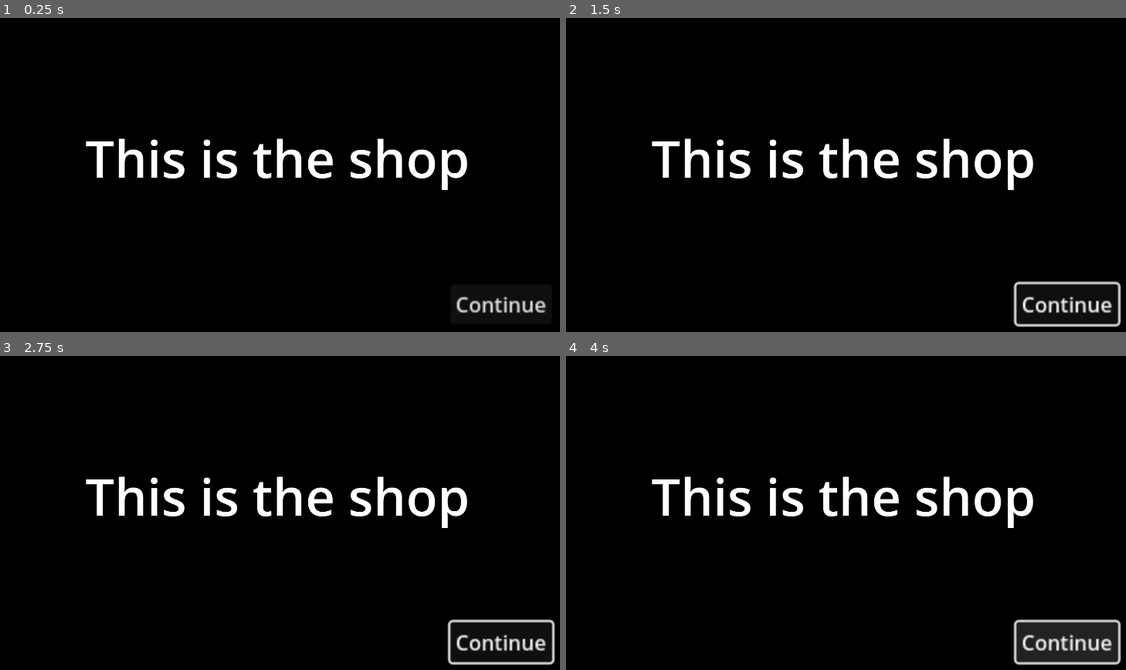
Above: before the commit, frames 1-4 (two rows, left to right).
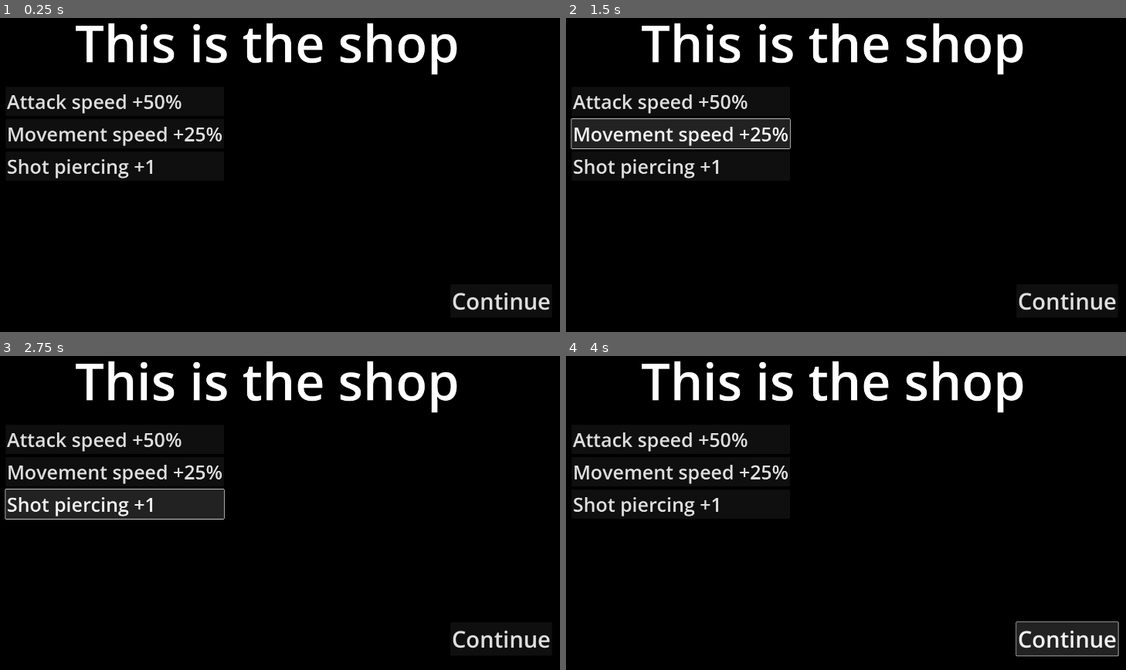
Above: after the commit, the same moments.

Repository: michael-j-coyne/space-defense
Game: Godot game, scene res://screens/shop.tscn
The game is run twice, just before and just after one commit, with the same random seed, the same clock (stepped at 60 frames per second) and the same inputs. This scene is started directly instead of the project's main scene.
Inputs (mouse positions are in pixels of both pictures, inside the frame that each line leads up to):
- Up to frame 1 (0.25 s): no input
- Up to frame 2 (1.5 s): click "Continue" (after the commit: "Attack speed +50%") at 0.5 s; click (678, 134) at 1.25 s, where only the run after the commit has a clickable "Movement speed +25%"
- Up to frame 3 (2.75 s): click (112, 503) at 2 s, where only the run after the commit has a clickable "Shot piercing +1"
- Up to frame 4 (4 s): click "Continue" at 2.75 s; click "Continue" at 3.5 s

The runs differ from the first frame. In frame 1, 8.2% of the frame differs, in the area x 1-99%, y 1-94%; in frame 2, 12%, in the area x 0-100%, y 1-99%; in frame 3, 11%; in frame 4, 9.1%.

Commit message:
Add items to shop, non functional

Diff:
--- a/screens/shop.tscn
+++ b/screens/shop.tscn
@@ -10,10 +10,10 @@
 script = ExtResource("2_ol8q6")
 
 [node name="RichTextLabel" type="RichTextLabel" parent="."]
-offset_left = 93.75
-offset_top = 102.0
-offset_right = 1293.75
-offset_bottom = 321.0
+offset_left = 86.25
+offset_top = 11.5
+offset_right = 1286.25
+offset_bottom = 230.5
 scale = Vector2(0.25, 0.25)
 theme_override_font_sizes/normal_font_size = 160
 text = "This is the shop
@@ -27,6 +27,40 @@
 offset_top = 227.5
 offset_right = 457.0
 offset_bottom = 258.5
+scale = Vector2(0.25, 0.25)
+theme_override_font_sizes/font_size = 70
 text = "Continue"
 
+[node name="GridContainer" type="GridContainer" parent="."]
+anchors_preset = -1
+anchor_left = 0.066
+anchor_top = 0.136
+anchor_right = 0.066
+anchor_bottom = 0.136
+offset_left = 0.32
+offset_top = 37.28
+offset_right = 1130.32
+offset_bottom = 703.28
+scale = Vector2(0.25, 0.25)
+theme_override_constants/h_separation = 10
+theme_override_constants/v_separation = 10
+
+[node name="Button" type="Button" parent="GridContainer"]
+layout_mode = 2
+theme_override_font_sizes/font_size = 60
+text = "Attack speed +50%"
+alignment = 0
+
+[node name="Button2" type="Button" parent="GridContainer"]
+layout_mode = 2
+theme_override_font_sizes/font_size = 60
+text = "Movement speed +25%"
+alignment = 0
+
+[node name="Button3" type="Button" parent="GridContainer"]
+layout_mode = 2
+theme_override_font_sizes/font_size = 60
+text = "Shot piercing +1"
+alignment = 0
+
 [connection signal="pressed" from="Button" to="." method="_on_continue_pressed"]
